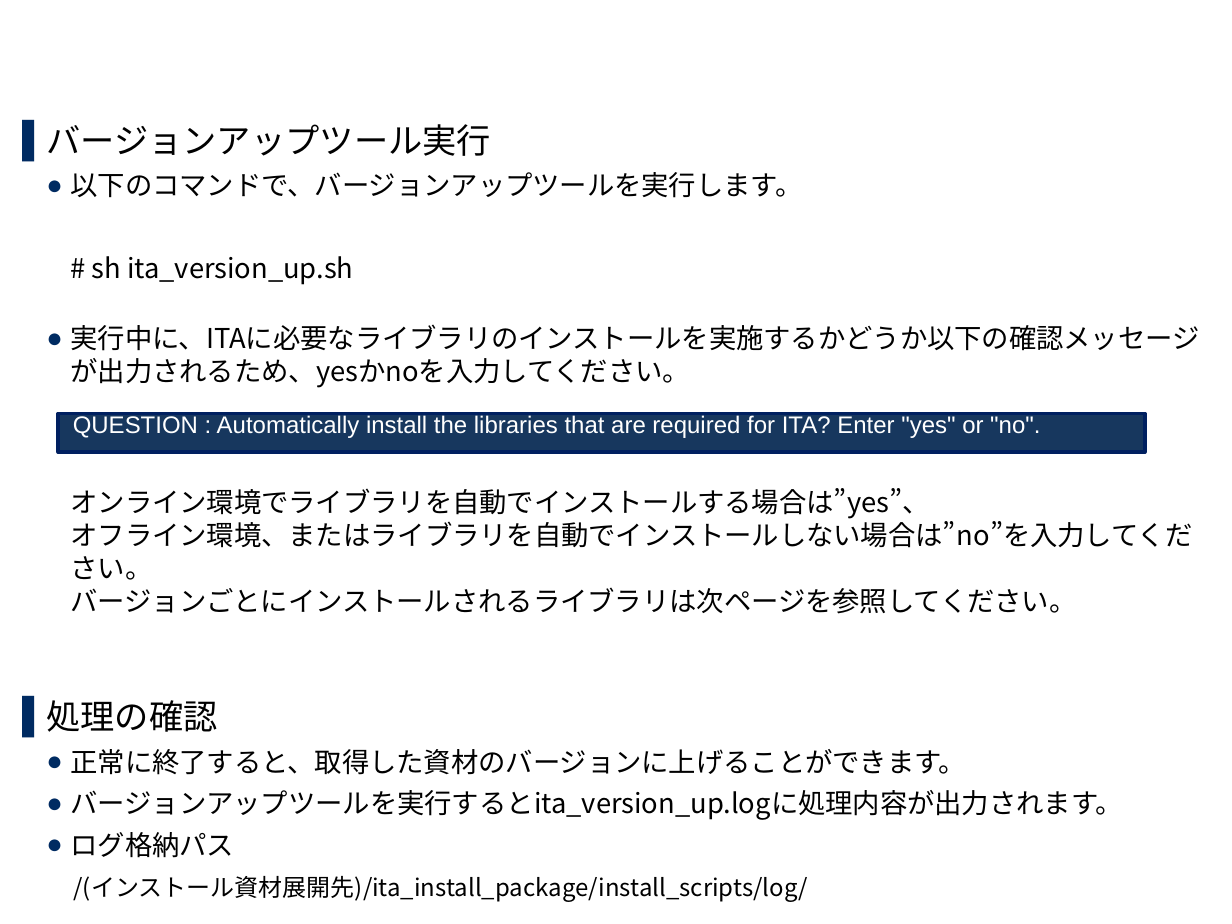
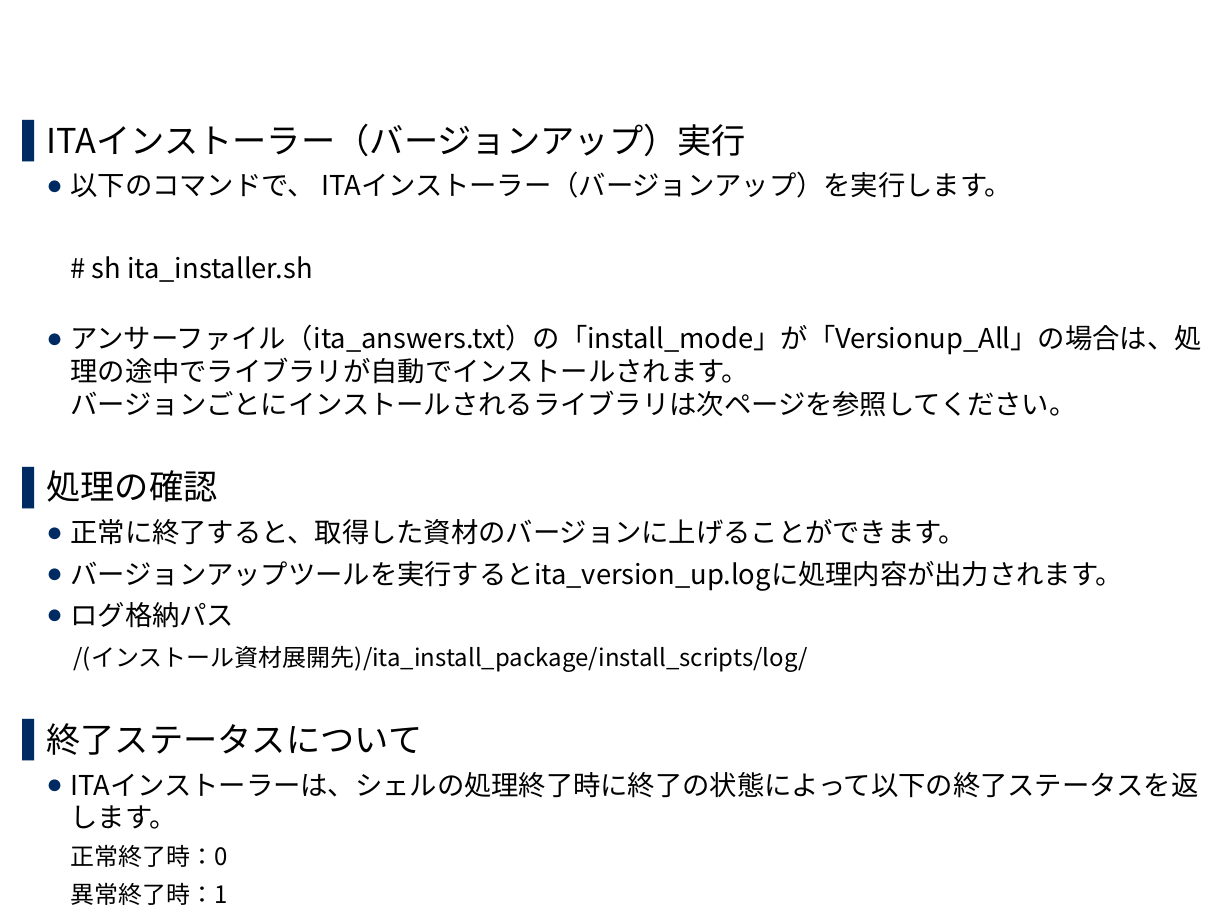
Before and after one commit to exastro-suite/it-automation-docs, a slide deck: slide 14 of asset/Learn_ja/ITA-version-up_ja.pptx (slide 13 before the commit). Drawn at 1232x924 pixels with LibreOffice and Linux fonts; fonts in the diff are those of the drawing; background and template pictures are left out. Boxes give left, top, right and bottom in pixels: in the first picture for what was removed or moved away, otherwise in the second. Text is boxed around its words. In the diff, an @@ line names an element or a change of style, - is before the commit and + after.

```diff
--- a/asset/Learn_ja/ITA-version-up_ja.pptx
+++ b/asset/Learn_ja/ITA-version-up_ja.pptx
@@ text at (46,124,1202,417): text changed @@
-▌ バージョンアップツール実行
-  ● 以下のコマンドで、バージョンアップツールを実行します。
-    # sh ita_version_up.sh
-  ● 実行中に、ITAに必要なライブラリのインストールを実施するかどうか以下の確認メッセージが出力されるため、yesかnoを入力してください。
-    オンライン環境でライブラリを自動でインストールする場合は”yes”、
-    オフライン環境、またはライブラリを自動でインストールしない場合は”no”を入力してください。
-    バージョンごとにインストールされるライブラリは次ページを参照してください。
+▌ ITAインストーラー（バージョンアップ）実行
+  ● 以下のコマンドで、 ITAインストーラー（バージョンアップ）を実行します。
+    # sh ita_installer.sh
+  ● アンサーファイル（ita_answers.txt）の「install_mode」が「Versionup_All」の場合は、処理の途中でライブラリが自動でインストールされます。
+    バージョンごとにインストールされるライブラリは次ページを参照してください。
@@ rectangle removed at (58,414,1145,453) @@
-QUESTION : Automatically install the libraries that are required for ITA? Enter "yes" or "no".
@@ text at (46,723,1199,867): paragraphs added @@
+  ▌ 終了ステータスについて
+  ● ITAインストーラーは、シェルの処理終了時に終了の状態によって以下の終了ステータスを返します。
+    正常終了時：0
+    異常終了時：1
@@ title at (74,876,809,902): text changed @@
-3.6 バージョンアップ（4/5）
+3.7 バージョンアップ（5/6）
```
Also in this commit, not shown: 10 other slides changed, 1 slide added, 14 other files.
